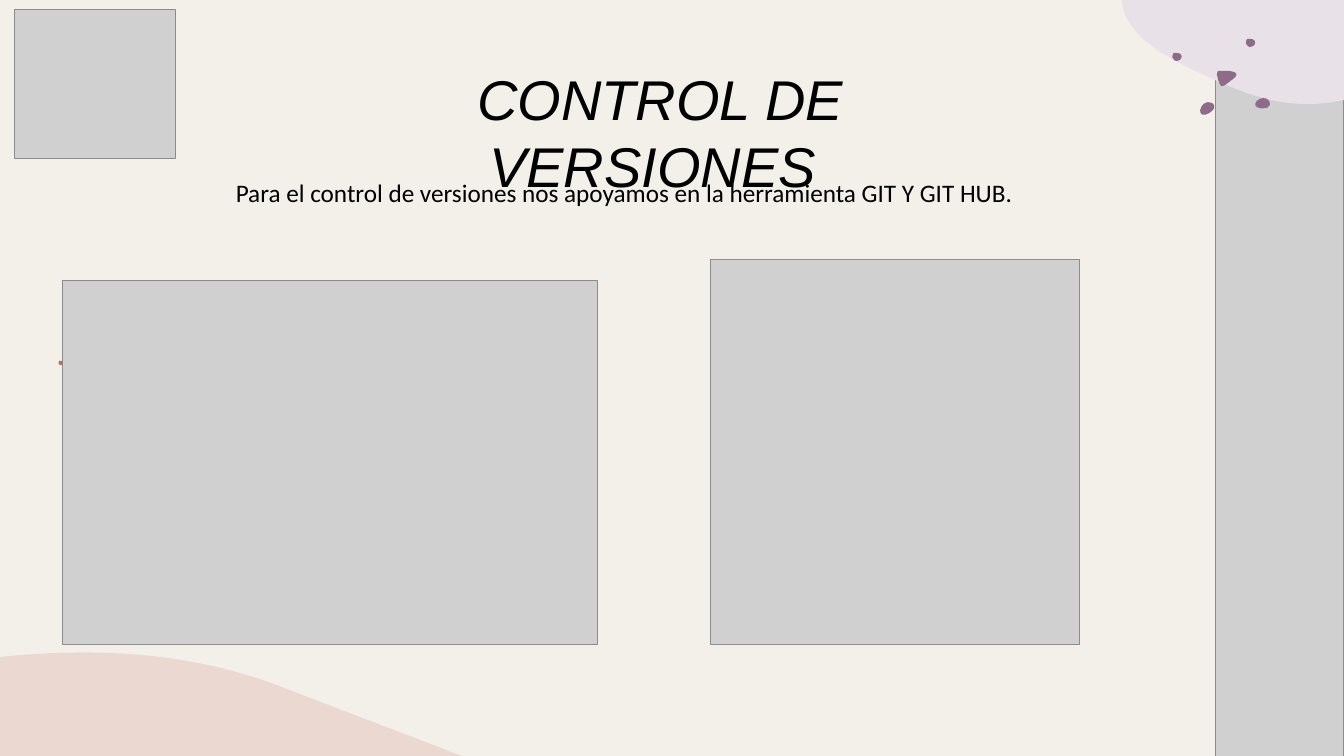
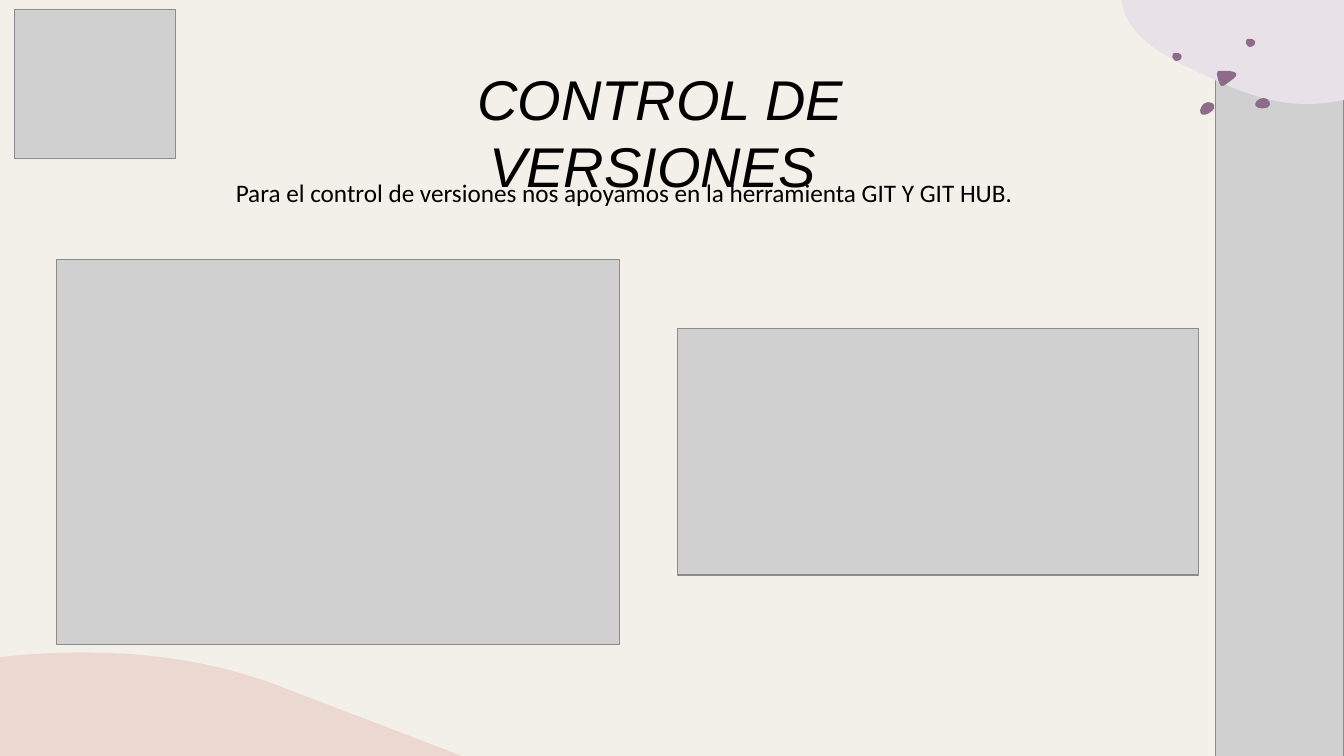
Before and after one commit to huertas-santiago/WebWuky, a slide deck: slide 11 of PRESENTACIONES/Presentacion de Proyecto_WUKY.pptx. Drawn at 1344x756 pixels with LibreOffice and Linux fonts; fonts in the diff are those of the drawing; grey boxes stand for pictures. Boxes give left, top, right and bottom in pixels: in the first picture for what was removed or moved away, otherwise in the second. Text is boxed around its words. In the diff, an @@ line names an element or a change of style, - is before the commit and + after.

```diff
--- a/PRESENTACIONES/Presentacion de Proyecto_WUKY.pptx
+++ b/PRESENTACIONES/Presentacion de Proyecto_WUKY.pptx
@@ picture: place and size @@
-picture at bbox=[63, 280, 598, 644]
+picture at bbox=[56, 259, 619, 645]
@@ picture: place and size @@
-picture at bbox=[711, 259, 1080, 644]
+picture at bbox=[678, 329, 1199, 575]
@@ freeform shape removed at bbox=[60, 365, 60, 365] @@
```
Also in this commit, not shown: 1 other slide changed, 1 slide added, 1 slide removed.
